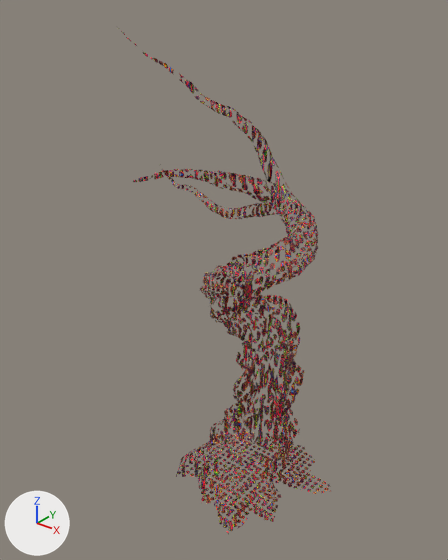
Before and after pictures for a commit that changed the glTF model landscapes/ayahuasca.glb.
One viewpoint serves both versions: a 50 mm camera at (9.83, -13.66, 15.38) aimed at (-1.13, 0.03, 6.89). The axes (+X, +Y, +Z) are drawn at lower left. The lights are the same throughout. Vertices at the same position are counted once.

The first picture shows 'Vine Tree'.
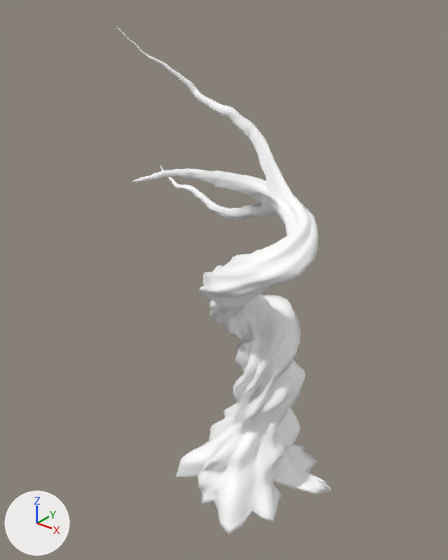
Commit message: landscapes vine

What differs and where, as boxes [x1, y1, x2, y2] in the pictures (448 x 560 px):
part 1 of me_mesh, deleted: before [265, 184, 293, 200]
part 2 of me_mesh, deleted: before [177, 429, 329, 531]
part 3 of me_mesh, recoloured: [118, 28, 331, 535] in both

Edits to the bpy script that builds the scene:
```text
Add mat_defaultmaterial:
    mat_defaultmaterial = bpy.data.materials.new('DefaultMaterial')
    mat_defaultmaterial.use_nodes = True; mat_defaultmaterial.node_tree.nodes.clear()
    _N = mat_defaultmaterial.node_tree.nodes; _L = mat_defaultmaterial.node_tree.links
    n0 = _N.new('ShaderNodeOutputMaterial'); n0.name = 'Material Output'
    n1 = _N.new('ShaderNodeBsdfPrincipled'); n1.name = 'Principled BSDF'
    n2 = _N.new('ShaderNodeVertexColor'); n2.name = 'Color Attribute'
    _L.new(n1.outputs[0], n0.inputs[0])  # 'BSDF' to 'Surface'
    _L.new(n2.outputs[0], n1.inputs[0])  # 'Color' to 'Base Color'
Change me_mesh:
    used by ob_vine_tree; location = (0.0, 0.0, 0.0)
    remove me_mesh.from_pydata(...)  # 10732 vertices, 21012 faces; spans x -6.02..2.89, y -2.8..2.39, z -0.01..14.16
    add me_mesh.from_pydata(...)  # 10136 vertices, 20130 faces; spans x -6.02..2.89, y -2.8..2.39, z -0.01..14.16
    me_mesh part 1: the loose piece of 224 vertices spanning x -0.5..0.46, y 1.08..1.55, z 9.51..9.94 is deleted
    me_mesh part 2
    39 faces are deleted
    me_mesh part 3: 19952 faces spanning x -6.02..2.89, y -2.8..2.39, z -0.01..14.16 switch from mat_material__31 to mat_defaultmaterial
```
